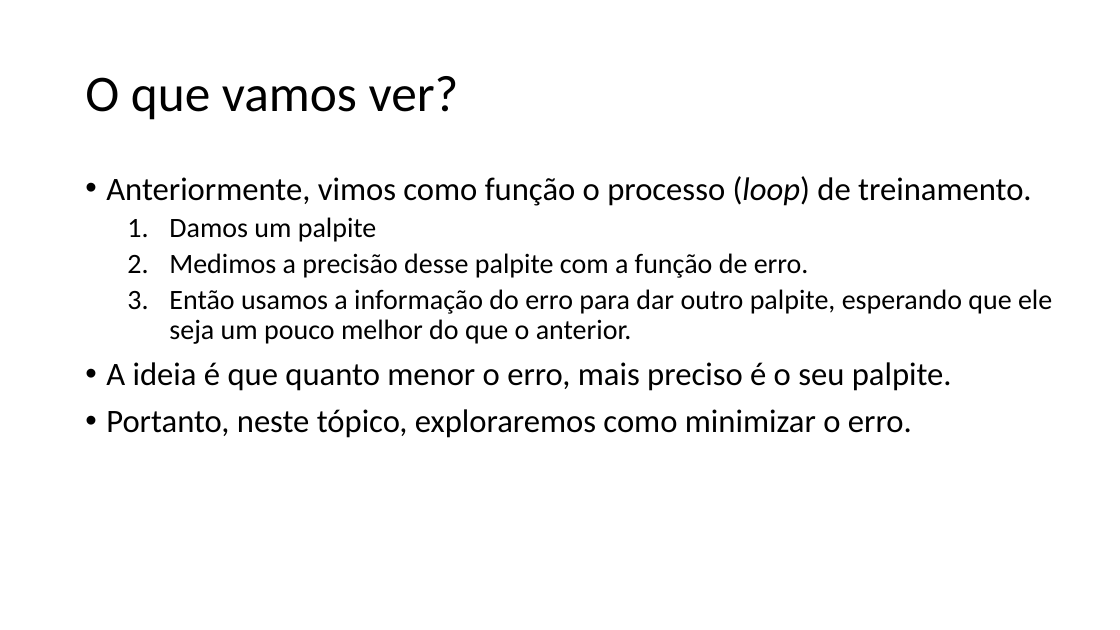
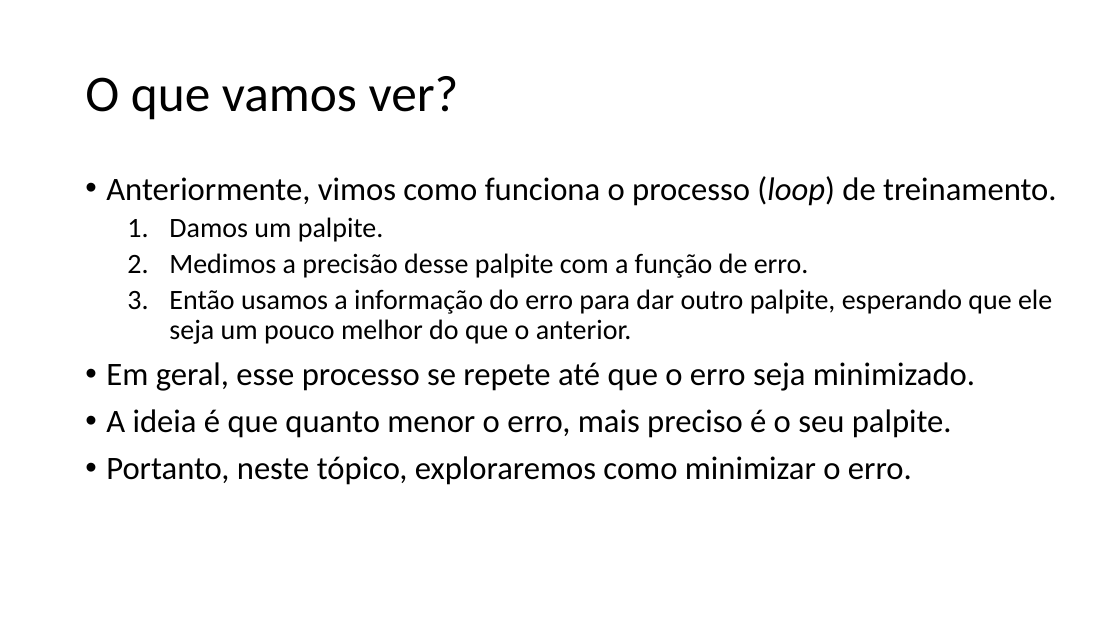
Before and after one commit to zz4fap/tp557-iot-ml, a slide deck: slide 2 of slides/TP557_6_Minimizando_o_erro.pptx. Drawn at 1120x630 pixels with LibreOffice and Linux fonts; fonts in the diff are those of the drawing. Boxes give left, top, right and bottom in pixels: in the first picture for what was removed or moved away, otherwise in the second. Text is boxed around its words. In the diff, an @@ line names an element or a change of style, - is before the commit and + after.

Commit message:
update of slides

```diff
--- a/slides/TP557_6_Minimizando_o_erro.pptx
+++ b/slides/TP557_6_Minimizando_o_erro.pptx
@@ text at <box>106,176,1056,242</box>: text changed @@
-• Anteriormente, vimos como função o processo (loop) de treinamento.
-  1. Damos um palpite
+• Anteriormente, vimos como funciona o processo (loop) de treinamento.
+  1. Damos um palpite.
@@ text at <box>106,362,975,391</box>: paragraph added @@
+• Em geral, esse processo se repete até que o erro seja minimizado.
```
Also in this commit, not shown: 2 other slides changed, 4 slides added.
